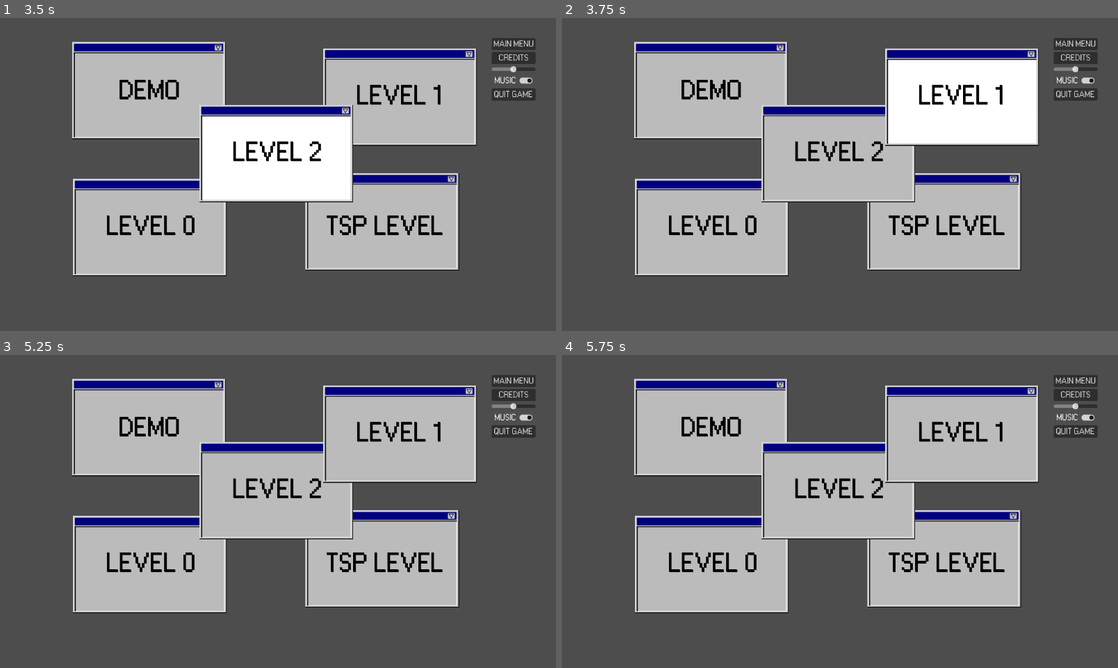
Above: before the commit, frames 1-4 (two rows, left to right).
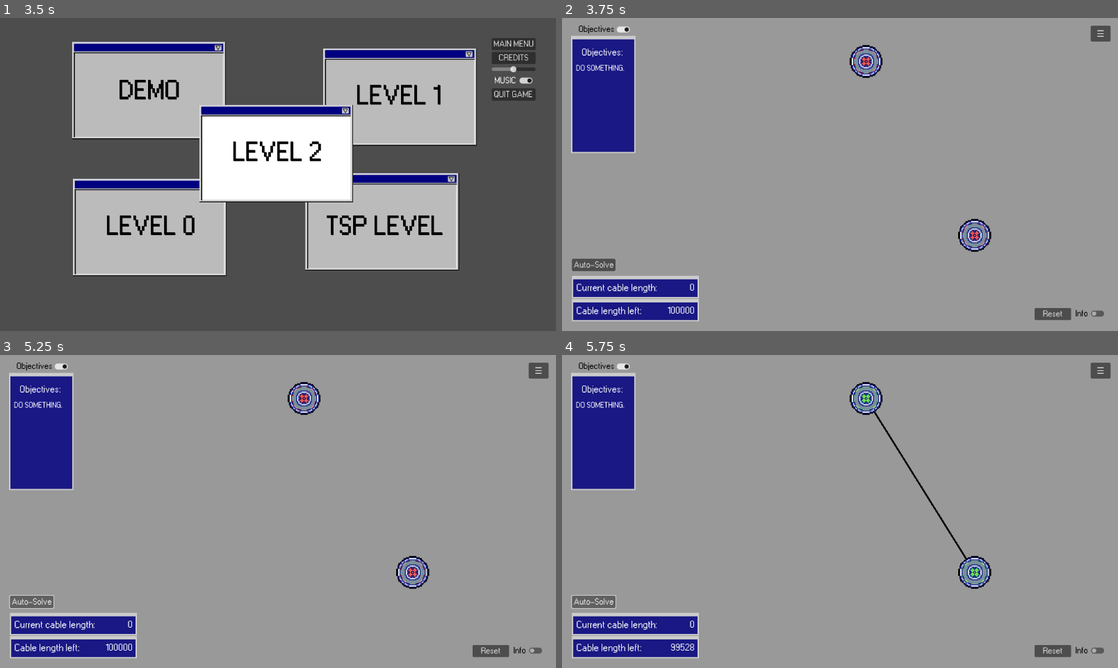
Above: after the commit, the same moments.

Repository: BcubeStudios/Netspace-Game
Game: Godot game, scene res://scenes/opening.tscn
The game is run twice, just before and just after one commit, with the same random seed, the same clock (stepped at 60 frames per second) and the same inputs.
Inputs (mouse positions are in pixels of both pictures, inside the frame that each line leads up to):
- Up to frame 1 (3.5 s): move the mouse to (400, 158) at 0.52 s; click (400, 158) at 0.67 s; click "START GAME" at 1.25 s; move the mouse to (166, 190) at 2.02 s; click (166, 190) at 2.17 s; move the mouse to (333, 105) at 2.77 s; click (333, 105) at 2.92 s
- Up to frame 2 (3.75 s): click "LEVEL 1" at 3.5 s
- Up to frame 3 (5.25 s): click (400, 433) at 4.25 s, where only the run before the commit has a clickable "LEVEL 1"; click (33, 602) at 5 s, where only the run after the commit has a clickable "Auto-Solve"
- Up to frame 4 (5.75 s): no input

Frame 1 is identical in both runs. In frame 2, 98% of the frame differs, in the area x 0-100%, y 0-100%; in frame 3, 98%; in frame 4, 98%.

Commit message:
outline of level1

Diff:
--- /dev/null
+++ b/GodotWorkspace/scenes/level_1.tscn
@@ -0,0 +1,12 @@
+[gd_scene load_steps=4 format=3 uid="uid://cdi2jqia7qcl0"]
+
+[ext_resource type="Script" path="res://scripts/level_1.gd" id="1_ydgh2"]
+[ext_resource type="PackedScene" uid="uid://b68odumc68nqb" path="res://scenes/game_panel.tscn" id="2_mk3ou"]
+[ext_resource type="PackedScene" uid="uid://smxxaf128sk0" path="res://scenes/hud.tscn" id="3_hmi8c"]
+
+[node name="level_1" type="Node2D"]
+script = ExtResource("1_ydgh2")
+
+[node name="gamePanel" parent="." instance=ExtResource("2_mk3ou")]
+
+[node name="HUD" parent="." instance=ExtResource("3_hmi8c")]
--- /dev/null
+++ b/GodotWorkspace/scripts/level_1.gd
@@ -0,0 +1,20 @@
+extends Node2D
+
+func _ready():
+	var dir = $gamePanel/Director
+
+	# set max phedge and max cable that can be used
+	dir.max_phedge = 1000
+	dir.set_cable_length(100000)
+
+	# Modify
+	$HUD/InfoPanel/InfoLabel.text = "INFORMATION HERE"
+	$HUD/ObjectivesPanel/ObjectivesLabel.text = "DO SOMETHING."
+
+	# Add points here (end, normal, or varible with a max amount of edges)
+	dir.create_end_point("point1", Vector2i(700, 100))
+	dir.create_end_point("point2", Vector2i(950, 500))
+
+func level_won():
+	await Global.wait(1.5)
+	get_tree().change_scene_to_file("res://scenes/ending.tscn")
--- a/GodotWorkspace/scripts/level_select.gd
+++ b/GodotWorkspace/scripts/level_select.gd
@@ -12,7 +12,7 @@
 	get_tree().change_scene_to_file("res://scenes/tsp_level.tscn")
 
 func _on_level_1_button_pressed():
-	pass # Replace with function body.
+	get_tree().change_scene_to_file("res://scenes/level_1.tscn")
 
 func _on_level_2_button_pressed():
 	pass # Replace with function body.
